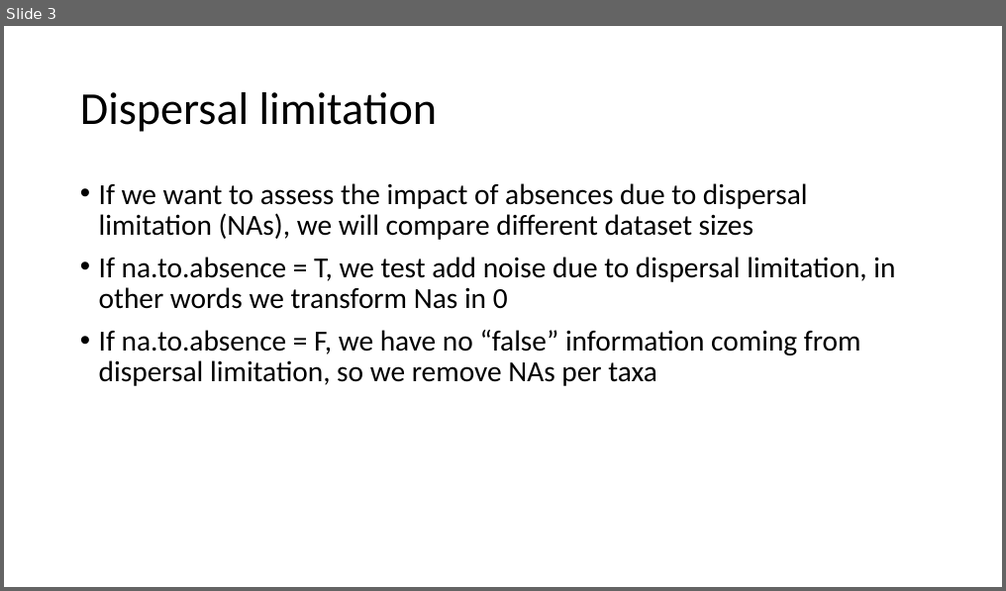
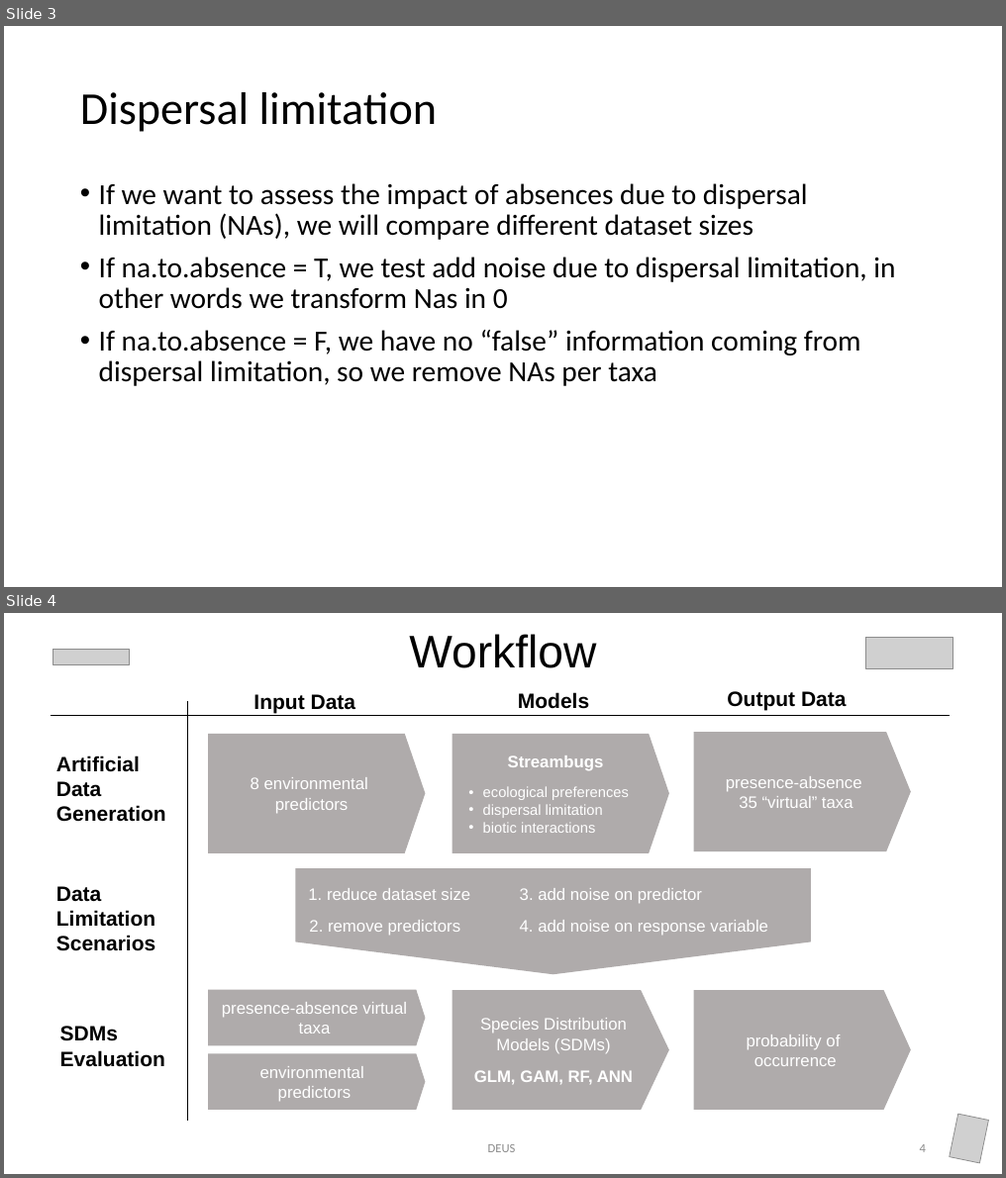
Before and after one commit to emmachollet/ArtificialData_Streambugs_SDMs, a slide deck: C1_documentation/analysis_noise_scenarios.pptx. Shown one above the other, each under a label of ours: slide 3 before the commit, slides 3 and 4 after it. The pictures are 1006x591 and 1006x1178 pixels, drawn with LibreOffice and Linux fonts; fonts in the diff are those of the drawing; grey boxes stand for pictures. Boxes give left, top, right and bottom in pixels: in the first picture for what was removed or moved away, otherwise in the second. Text is boxed around its words. In the diff, an @@ line names an element or a change of style, - is before the commit and + after.

Commit message:
update plot for comparing all scenarios

```diff
--- a/C1_documentation/analysis_noise_scenarios.pptx
+++ b/C1_documentation/analysis_noise_scenarios.pptx
@@ slide 4 added at <box>4,613,1002,1174</box>, background #FFFFFF @@
@@ title added at <box>409,634,596,668</box>, 44 pt, text #000000 @@
+Workflow
@@ picture added at <box>866,637,953,668</box> @@
@@ picture added at <box>54,649,129,665</box> @@
@@ line added from (187, 701) to (187, 1121), #000000 1 pt @@
@@ text added at <box>253,694,356,713</box>, 20 pt, text #000000, bold @@
+Input Data
@@ text added at <box>518,692,589,709</box>, 20 pt, text #000000, bold @@
+Models
@@ text added at <box>727,691,846,710</box>, 20 pt, text #000000, bold @@
+Output Data
@@ line added from (51, 715) to (949, 715), #000000 0.5 pt @@
@@ text added at <box>56,756,166,822</box>, 20 pt, text #000000, bold @@
+Artificial Data
+Generation
@@ pentagon arrow added at <box>208,734,426,854</box>, fill #AFABAB, 16 pt, text #FFFFFF @@
+8 environmental
+predictors
@@ pentagon arrow added at <box>452,734,669,854</box>, fill #AFABAB, 14 pt, text #FFFFFF @@
+Streambugs
+• ecological preferences
+• dispersal limitation
+• biotic interactions
@@ pentagon arrow added at <box>693,732,911,852</box>, fill #AFABAB, 16 pt, text #FFFFFF @@
+presence-absence
+35 “virtual” taxa
@@ text added at <box>56,886,155,952</box>, 20 pt, text #000000, bold @@
+Data Limitation
+Scenarios
@@ group added at <box>296,868,811,974</box>: 4 texts, 1 pentagon arrow @@
+1. reduce dataset size
+2. remove predictors
+3. add noise on predictor
+4. add noise on response variable
@@ group added at <box>208,990,911,1110</box>: 4 pentagon arrows @@
+Species Distribution Models (SDMs)
+GLM, GAM, RF, ANN
+probability of
+occurrence
+environmental
+predictors
+presence-absence virtual taxa
@@ text added at <box>60,1026,165,1067</box>, 20 pt, text #000000, bold @@
+SDMs Evaluation
@@ picture added at <box>949,1115,989,1164</box> @@
@@ text added at <box>488,1145,516,1153</box>, 12 pt, text #8C8C8C @@
+DEUS
@@ page number added at <box>920,1145,926,1153</box>, 12 pt, text #8C8C8C @@
+4
```
Also in this commit, not shown: 1 other file.
